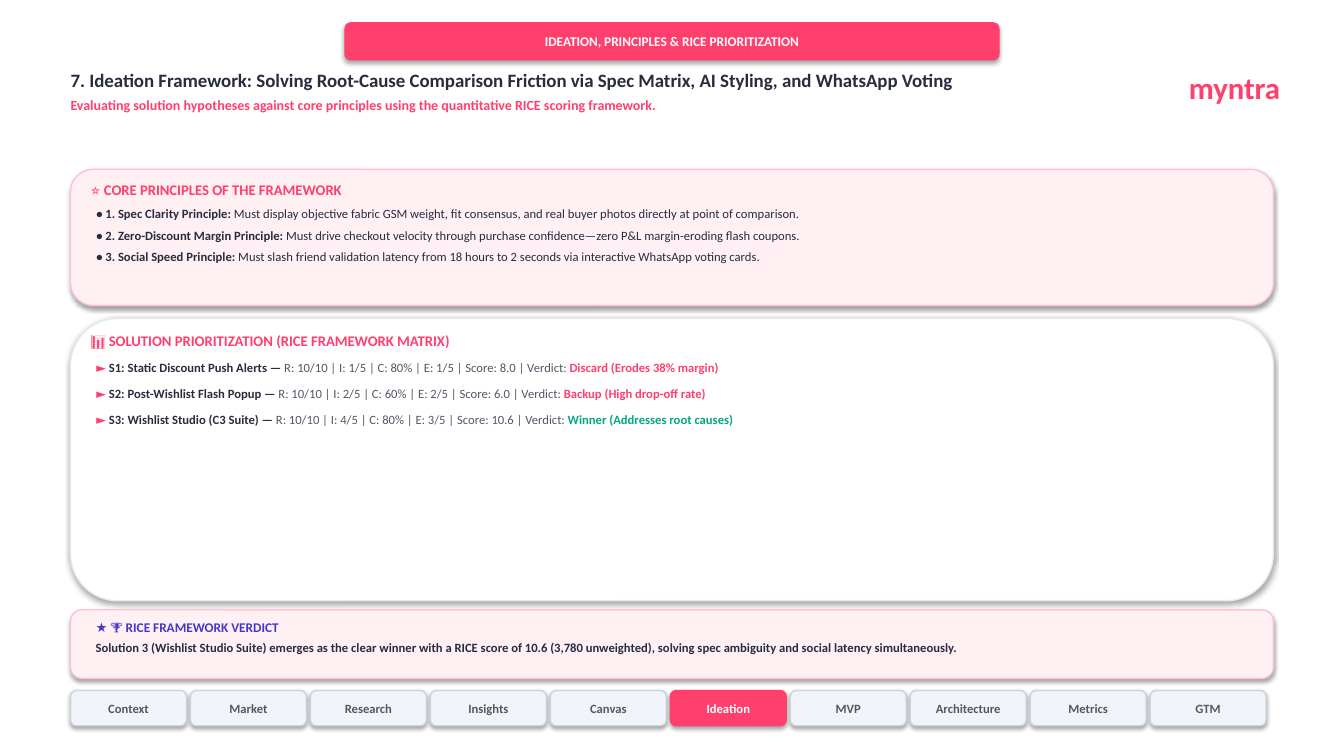
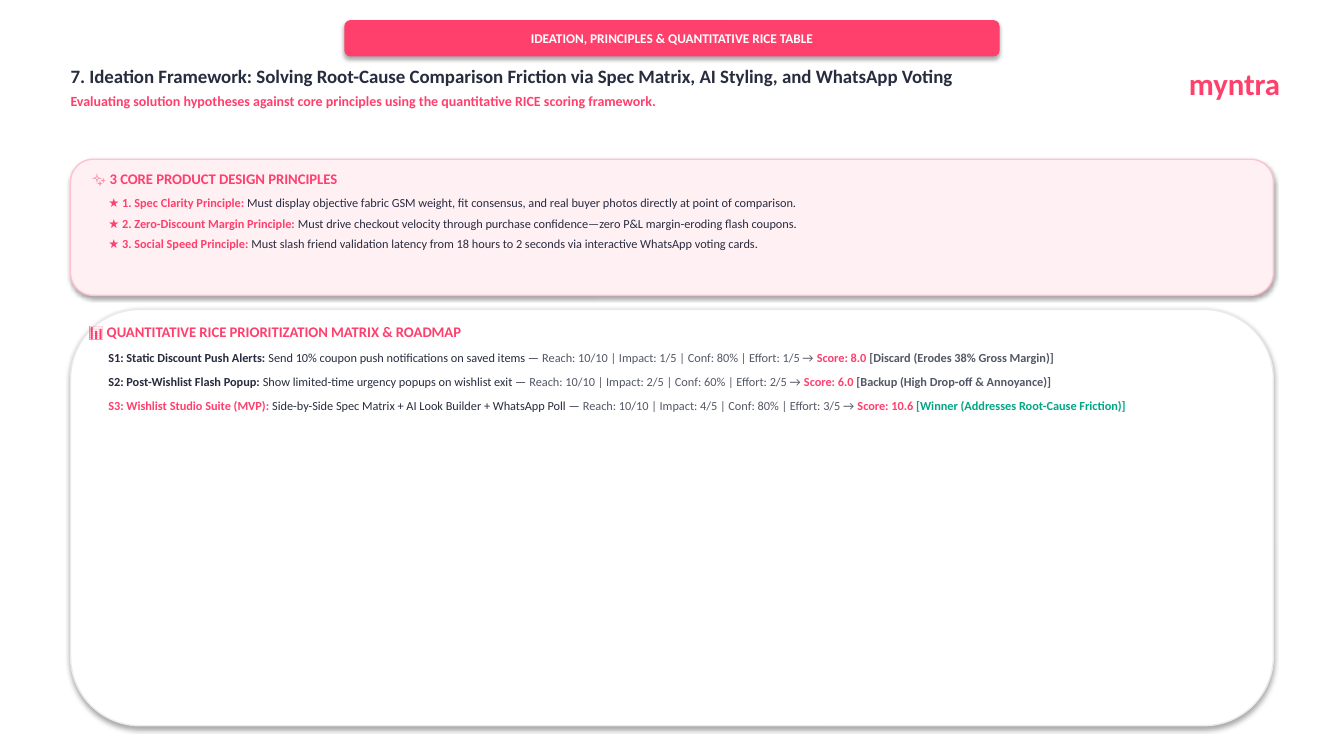
Before and after one commit to akhyashukla03/myntra, a slide deck: slide 7 of Myntra_Wishlist_Studio_10_Slide_Deck.pptx. Drawn at 1344x756 pixels with LibreOffice and Linux fonts; fonts in the diff are those of the drawing. Boxes give left, top, right and bottom in pixels: in the first picture for what was removed or moved away, otherwise in the second. Text is boxed around its words. In the diff, an @@ line names an element or a change of style, - is before the commit and + after.

Commit message:
feat(deck): upgrade 10-slide deck with all 6 evaluator fixes, financial waterfall, competitor teardown, and 2x3 user cards

```diff
--- a/Myntra_Wishlist_Studio_10_Slide_Deck.pptx
+++ b/Myntra_Wishlist_Studio_10_Slide_Deck.pptx
@@ rounded rectangle "IDEATION, PRINCIPLES & QUANTITATIVE RICE ...": place and size @@
-rounded rectangle "IDEATION, PRINCIPLES & QUANTITATIVE RICE ..." at box(345, 22, 1000, 60)
+rounded rectangle "IDEATION, PRINCIPLES & QUANTITATIVE RICE ..." at box(345, 20, 1000, 56)
@@ text in rounded rectangle at box(531, 34, 813, 45): text changed @@
-IDEATION, PRINCIPLES & RICE PRIORITIZATION
+IDEATION, PRINCIPLES & QUANTITATIVE RICE TABLE
@@ text "7. Ideation Framework: Solving Root-Cause ...": place and size @@
-text "7. Ideation Framework: Solving Root-Cause ..." at box(71, 73, 952, 113)
+text "7. Ideation Framework: Solving Root-Cause ..." at box(71, 69, 952, 109)
@@ text "myntra": place and size @@
-text "myntra" at box(1189, 79, 1280, 104)
+text "myntra" at box(1189, 75, 1280, 100)
@@ rounded rectangle: place and size @@
-rounded rectangle at box(71, 169, 1273, 306)
+rounded rectangle at box(71, 159, 1273, 295)
@@ text at box(110, 174, 797, 250): text changed; size 9 to 8.8 pt @@
-⭐ CORE PRINCIPLES OF THE FRAMEWORK
-• 1. Spec Clarity Principle: Must display objective fabric GSM weight, fit consensus, and real buyer photos directly at point of comparison.
-• 2. Zero-Discount Margin Principle: Must drive checkout velocity through purchase confidence—zero P&L margin-eroding flash coupons.
-• 3. Social Speed Principle: Must slash friend validation latency from 18 hours to 2 seconds via interactive WhatsApp voting cards.
+✨ 3 CORE PRODUCT DESIGN PRINCIPLES
+★ 1. Spec Clarity Principle: Must display objective fabric GSM weight, fit consensus, and real buyer photos directly at point of comparison.
+★ 2. Zero-Discount Margin Principle: Must drive checkout velocity through purchase confidence—zero P&L margin-eroding flash coupons.
+★ 3. Social Speed Principle: Must slash friend validation latency from 18 hours to 2 seconds via interactive WhatsApp voting cards.
@@ rounded rectangle: place and size @@
-rounded rectangle at box(71, 319, 1273, 601)
+rounded rectangle at box(71, 310, 1273, 726)
@@ text at box(107, 327, 1125, 412): text changed; size 9 to 8.8 pt; text colour #535766 to #282C3F; bold off @@
-📊 SOLUTION PRIORITIZATION (RICE FRAMEWORK MATRIX)
-► S1: Static Discount Push Alerts — R: 10/10 | I: 1/5 | C: 80% | E: 1/5 | Score: 8.0 | Verdict: Discard (Erodes 38% margin)
-► S2: Post-Wishlist Flash Popup — R: 10/10 | I: 2/5 | C: 60% | E: 2/5 | Score: 6.0 | Verdict: Backup (High drop-off rate)
-► S3: Wishlist Studio (C3 Suite) — R: 10/10 | I: 4/5 | C: 80% | E: 3/5 | Score: 10.6 | Verdict: Winner (Addresses root causes)
+📊 QUANTITATIVE RICE PRIORITIZATION MATRIX & ROADMAP
+S1: Static Discount Push Alerts: Send 10% coupon push notifications on saved items — Reach: 10/10 | Impact: 1/5 | Conf: 80% | Effort: 1/5 → Score: 8.0 [Discard (Erodes 38% Gross Margin)]
+S2: Post-Wishlist Flash Popup: Show limited-time urgency popups on wishlist exit — Reach: 10/10 | Impact: 2/5 | Conf: 60% | Effort: 2/5 → Score: 6.0 [Backup (High Drop-off & Annoyance)]
+S3: Wishlist Studio Suite (MVP): Side-by-Side Spec Matrix + AI Look Builder + WhatsApp Poll — Reach: 10/10 | Impact: 4/5 | Conf: 80% | Effort: 3/5 → Score: 10.6 [Winner (Addresses Root-Cause Friction)]
@@ rounded rectangle removed at box(71, 610, 1273, 679) @@
@@ text removed at box(96, 623, 957, 654) @@
-★ 🏆 RICE FRAMEWORK VERDICT
-Solution 3 (Wishlist Studio Suite) emerges as the clear winner with a RICE score of 10.6 (3,780 unweighted), solving spec ambiguity and social latency simultaneously.
@@ rounded rectangle removed at box(71, 691, 187, 726) @@
-Context
@@ rounded rectangle removed at box(191, 691, 307, 726) @@
-Market
@@ rounded rectangle removed at box(311, 691, 426, 726) @@
-Research
@@ rounded rectangle removed at box(431, 691, 546, 726) @@
-Insights
@@ rounded rectangle removed at box(551, 691, 666, 726) @@
-Canvas
@@ rounded rectangle removed at box(670, 691, 786, 726) @@
-Ideation
@@ rounded rectangle removed at box(790, 691, 906, 726) @@
-MVP
@@ rounded rectangle removed at box(910, 691, 1026, 726) @@
-Architecture
@@ rounded rectangle removed at box(1030, 691, 1146, 726) @@
-Metrics
@@ rounded rectangle removed at box(1150, 691, 1266, 726) @@
-GTM
```
Also in this commit, not shown: 8 other slides changed, 1 slide added, 1 slide removed, 3 other files.
